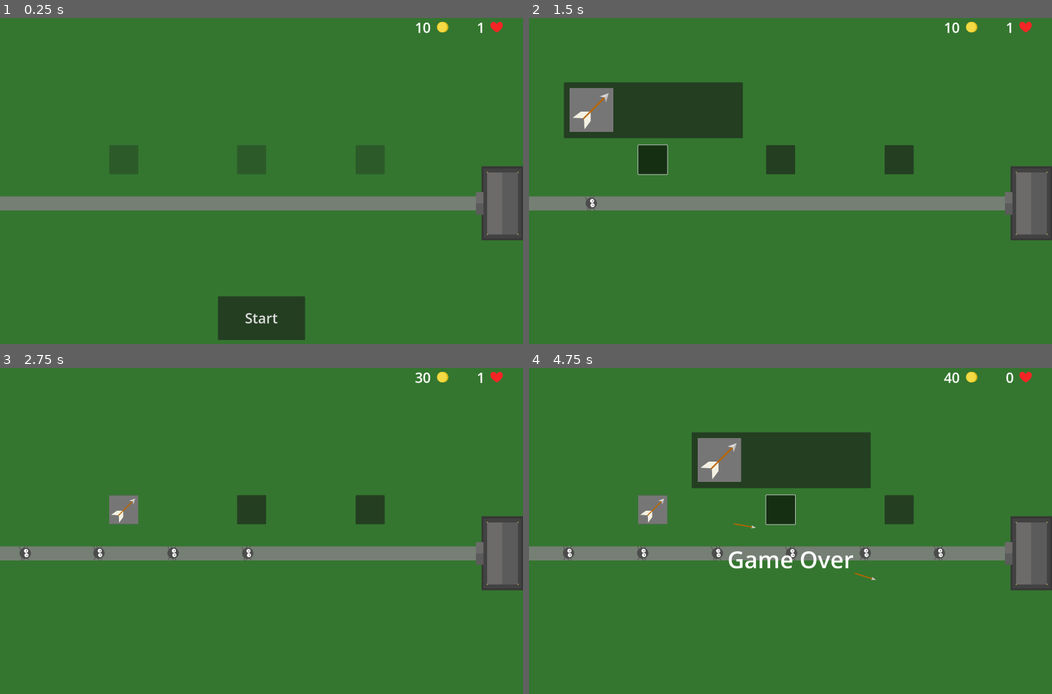
Above: before the commit, frames 1-4 (two rows, left to right).
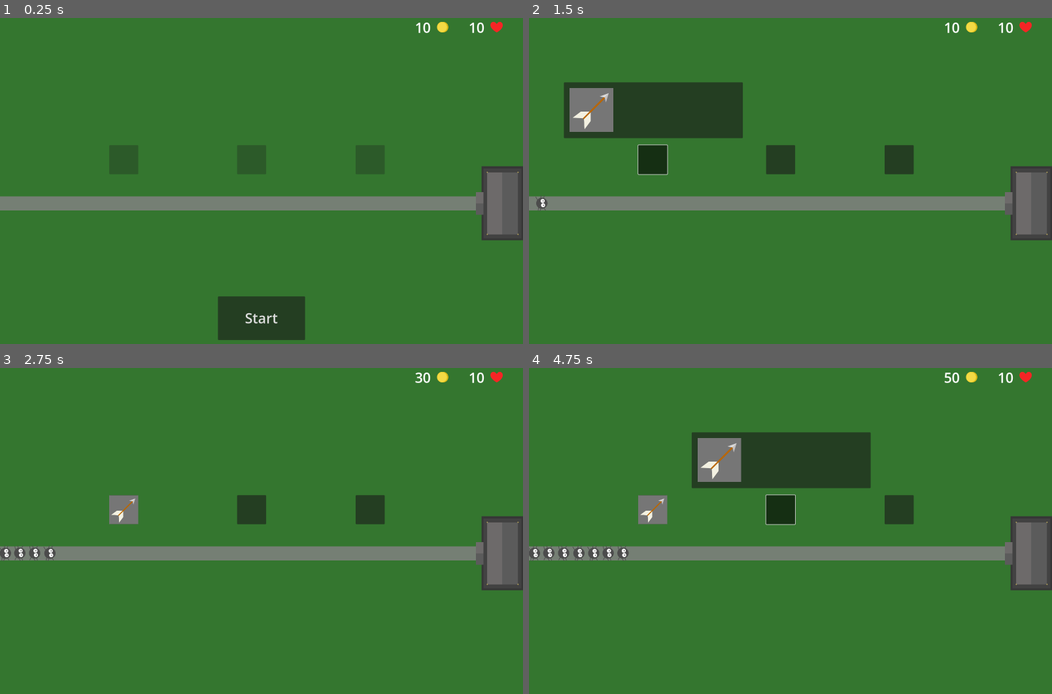
Above: after the commit, the same moments.

Repository: whhuang/tokyo-tower-defense
Game: Godot game, scene res://main.tscn
Two runs of this game, one before a commit and one after it. Both use one fixed random seed, a clock stepped at 60 frames per second and the inputs below.
Inputs (mouse positions are in pixels of both pictures, inside the frame that each line leads up to):
- Up to frame 1 (0.25 s): no input
- Up to frame 2 (1.5 s): click "Start" at 0.5 s; click (654, 158) at 1.27 s
- Up to frame 3 (2.75 s): click (62, 459) at 2 s
- Up to frame 4 (4.75 s): click (654, 508) at 2.75 s; click (654, 508) at 3.5 s; click (780, 508) at 4.27 s

The runs differ from the first frame. In frame 1, less than 0.1% of the frame differs, in the area x 89-93%, y 1-5%; in frame 2, 0.2%; in frame 3, 0.5%; in frame 4, 1.4%, in the area x 0-93%, y 1-66%.

Commit message:
Fix arrow bug and refine game over behavior

Diff:
--- a/arrow.gd
+++ b/arrow.gd
@@ -16,5 +16,6 @@
 	queue_free()
 
 
-func _on_invader_hit() -> void:
-	queue_free()
+func _on_invader_hit(node: Node2D) -> void:
+	if self == node:
+		queue_free()
--- a/arrow_tower.gd
+++ b/arrow_tower.gd
@@ -12,6 +12,10 @@
 # Called every frame. 'delta' is the elapsed time since the previous frame.
 func _process(delta: float) -> void:
 	pass
+
+
+func stop() -> void:
+	$FiringTimer.stop()
 
 
 func _on_firing_timer_timeout() -> void:
--- a/hud.gd
+++ b/hud.gd
@@ -29,8 +29,5 @@
 
 func game_over() -> void:
 	$GameOverLabel.show()
-
-
-func on_game_over_timer_timeout() -> void:
-	$GameOverLabel.hide()
+	$StartButton.text = "Restart"
 	$StartButton.show()
--- a/invader.gd
+++ b/invader.gd
@@ -1,7 +1,7 @@
 extends Area2D
 
 
-signal invader_hit
+signal invader_hit(instance)
 
 # Called when the node enters the scene tree for the first time.
 func _ready() -> void:
@@ -15,5 +15,5 @@
 
 
 func _on_body_entered(body: Node2D) -> void:
-	invader_hit.emit()
+	invader_hit.emit(body)
 	queue_free()  # TODO: don't delete upon first hit, decrement from health
--- a/main.gd
+++ b/main.gd
@@ -23,6 +23,7 @@
 
 
 func new_game() -> void:
+	$Map.reset_game_state()
 	game_in_progress = true
 	lives = starting_lives
 	cash = starting_cash
@@ -44,8 +45,3 @@
 	$HUD.game_over()
 	$Map.game_over()
 	$GameOverTimer.start()
-
-
-func _on_game_over_timer_timeout() -> void:
-	$HUD.on_game_over_timer_timeout()
-	$Map.on_game_over_timer_timeout()
--- a/main.tscn
+++ b/main.tscn
@@ -6,7 +6,7 @@
 
 [node name="Main" type="Node"]
 script = ExtResource("1_0xm2m")
-starting_lives = 1
+starting_lives = 10
 
 [node name="ColorRect" type="ColorRect" parent="."]
 anchors_preset = 15
--- a/map.gd
+++ b/map.gd
@@ -54,9 +54,11 @@
 func game_over() -> void:
 	current_speed = 0
 	$InvaderSpawnTimer.stop()
+	for tower in get_tree().get_nodes_in_group("place_tower"):
+		tower.set_disabled(true)
 
 
-func on_game_over_timer_timeout() -> void:
+func reset_game_state() -> void:
 	for tower in get_tree().get_nodes_in_group("place_tower"):
 		tower.reset_tower_button()
 	for invader in get_tree().get_nodes_in_group("invader"):
--- a/map.tscn
+++ b/map.tscn
@@ -17,7 +17,6 @@
 [node name="Map" type="Node2D"]
 script = ExtResource("1_e0an3")
 invader_scene = ExtResource("2_p5pve")
-default_speed = 500.0
 
 [node name="Path" type="Polygon2D" parent="."]
 position = Vector2(0, -8)
--- a/place_tower.gd
+++ b/place_tower.gd
@@ -15,7 +15,11 @@
 
 
 func set_disabled(disabled: bool) -> void:
+	if disabled:
+		$PlaceTowerButton.button_pressed = false
 	$PlaceTowerButton.set_disabled(disabled)
+	for tower in get_tree().get_nodes_in_group("tower"):
+		tower.stop()
 
 
 func _on_place_tower_button_toggled(toggled_on: bool) -> void:
@@ -38,9 +42,9 @@
 	add_child(tower)
 	tower.add_to_group("tower")
 
+
 func reset_tower_button() -> void:
 	$PlaceTowerButton.visible = true
-	$PlaceTowerButton.button_pressed = false
 	set_disabled(true)
 	for tower in get_tree().get_nodes_in_group("tower"):
 		tower.queue_free()
